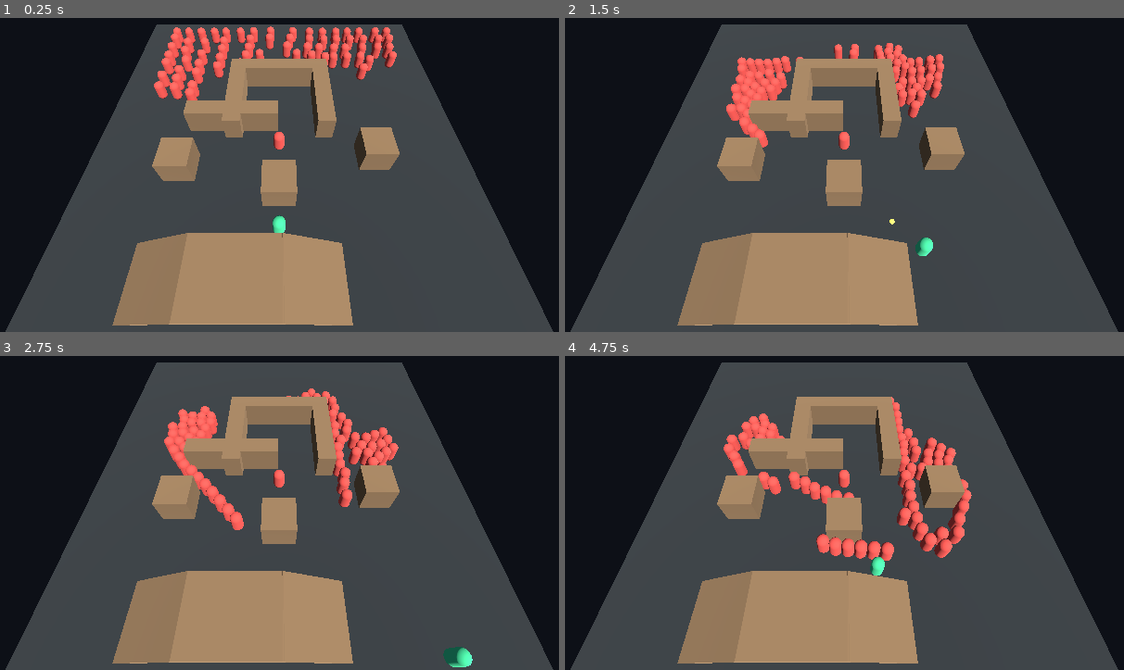
Above: before the commit, frames 1-4 (two rows, left to right).
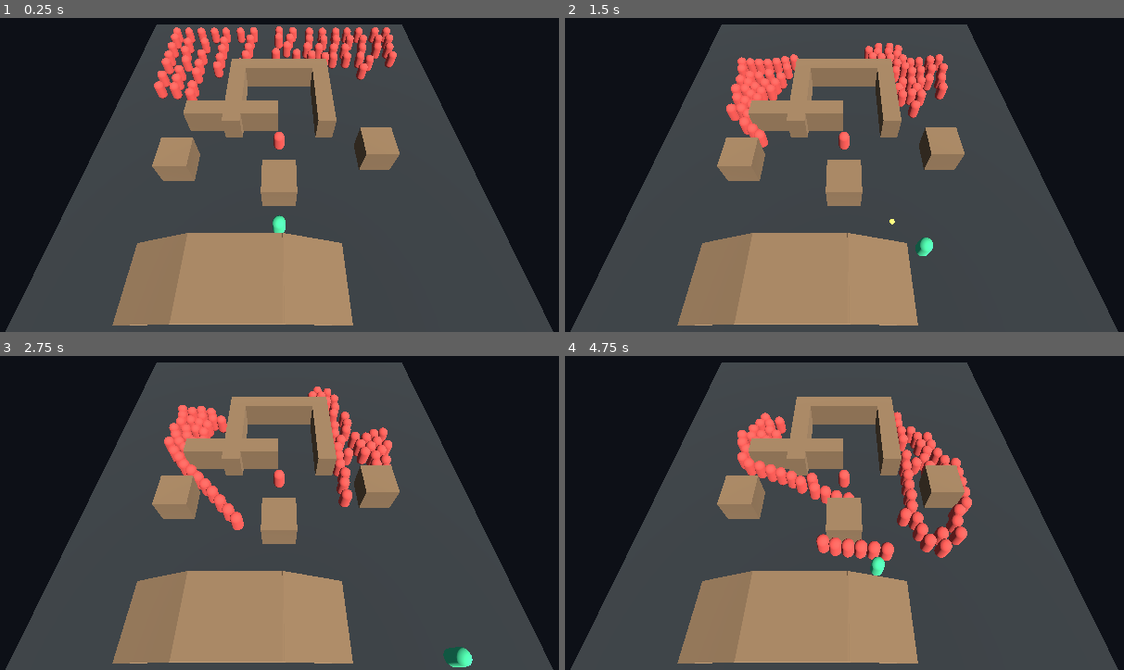
Above: after the commit, the same moments.

Repository: rabizoltan/iiwii
Game: Godot game, scene res://scenes/main/DemoMain.tscn
Two runs of this game, one before a commit and one after it. Both use one fixed random seed, a clock stepped at 60 frames per second and the inputs below.
Inputs (mouse positions are in pixels of both pictures, inside the frame that each line leads up to):
- Up to frame 1 (0.25 s): no input
- Up to frame 2 (1.5 s): tap Enter at 0.5 s; move the mouse to (1006, 102) at 0.52 s; hold D (move_right) 0.53-1.28 s; click (1006, 102) at 0.6 s; move the mouse to (693, 143) at 1.27 s; hold S (move_down) from 1.28 s (still down); click (693, 143) at 1.35 s
- Up to frame 3 (2.75 s): move the mouse to (352, 368) at 2.02 s; release S (move_down) at 2.03 s; hold D (move_right) from 2.03 s (still down); click (352, 368) at 2.1 s
- Up to frame 4 (4.75 s): move the mouse to (805, 544) at 2.77 s; release D (move_right) at 2.78 s; hold W (move_up) 2.78-3.53 s; click (805, 544) at 2.85 s; move the mouse to (1068, 525) at 3.52 s; hold A (move_left) from 3.53 s (still down); click (1068, 525) at 3.6 s; move the mouse to (620, 399) at 4.27 s; click (620, 399) at 4.35 s

The runs differ from the first frame. In frame 1, 0.3% of the frame differs, in the area x 45-70%, y 2-13%; in frame 2, 0.6%; in frame 3, 1.0%; in frame 4, 2.6%, in the area x 28-73%, y 12-65%.

Commit message:
perf(ai): split dense-scene perf slice and optimize goal selection

Diff:
--- a/godot/scripts/enemy/enemy_controller.gd
+++ b/godot/scripts/enemy/enemy_controller.gd
@@ -75,6 +75,7 @@
 @export var goal_path_tiebreak_max_target_distance: float = 8.0
 @export var goal_path_tiebreak_enemy_count_soft_limit: int = 24
 @export var goal_path_endpoint_tolerance: float = 0.9
+@export var surround_goal_activation_distance: float = 3.0
 @export var spread_penalty_radius: float = 1.2
 @export var spread_penalty_weight: float = 0.35
 @export var candidate_projection_tolerance: float = 1.0
@@ -283,7 +284,7 @@
 	goal_request.goal_path_tiebreak_max_target_distance = goal_path_tiebreak_max_target_distance
 	goal_request.goal_path_endpoint_tolerance = goal_path_endpoint_tolerance
 	goal_request.enemy_count = EnemyCrowdQuery.get_registered_enemy_count()
-	goal_request.distance_to_target = _horizontal_distance_to(target_position)
+	goal_request.direct_chase_distance = surround_goal_activation_distance
 	goal_request.invalid_point = INVALID_POINT
 	var goal_result: EnemyGoalSelector.GoalSelectionResult = EnemyGoalSelector.select_engage_goal(goal_request)
 
--- a/godot/scripts/enemy/movement/enemy_goal_selector.gd
+++ b/godot/scripts/enemy/movement/enemy_goal_selector.gd
@@ -23,6 +23,7 @@
 	var goal_path_endpoint_tolerance: float = 0.0
 	var enemy_count: int = 0
 	var distance_to_target: float = 0.0
+	var direct_chase_distance: float = 0.0
 	var invalid_point: Vector3 = Vector3.ZERO
 
 
@@ -57,6 +58,9 @@
 
 
 static func select_engage_goal(request: SelectGoalRequest) -> GoalSelectionResult:
+	if request.distance_to_target > request.direct_chase_distance:
+		return _select_direct_chase_goal(request)
+
 	var center := request.target_position
 	var candidate_infos: Array[Dictionary] = []
 	var best_score := INF
@@ -280,15 +284,23 @@
 static func _select_candidate_with_path_tiebreak(
 	request: SelectGoalRequest,
 	candidate_infos: Array[Dictionary],
-	_best_cheap_score: float
+	best_cheap_score: float
 ) -> Dictionary:
 	if candidate_infos.is_empty():
 		return {}
 
+	var shortlist := _build_path_tiebreak_shortlist(
+		candidate_infos,
+		best_cheap_score,
+		request.goal_path_tiebreak_candidate_count,
+		request.goal_path_tiebreak_score_window
+	)
+	if shortlist.is_empty():
+		return {}
+
 	var valid_candidate_infos: Array[Dictionary] = []
 	var unreachable_path_count := 0
-	var best_valid_cheap_score := INF
-	for candidate_info in candidate_infos:
+	for candidate_info in shortlist:
 		var projected_candidate := candidate_info["projected_candidate"] as Vector3
 		var path_metrics := measure_candidate_path_metrics(
 			request.navigation_map,
@@ -309,7 +321,6 @@
 			continue
 
 		valid_candidate_infos.append(candidate_info)
-		best_valid_cheap_score = minf(best_valid_cheap_score, float(candidate_info["cheap_score"]))
 
 	if valid_candidate_infos.is_empty():
 		return {
@@ -324,39 +335,18 @@
 		request.goal_path_tiebreak_enemy_count_soft_limit,
 		request.goal_path_tiebreak_max_target_distance
 	):
-		var shortlist_without_tiebreak := _build_path_tiebreak_shortlist(
-			valid_candidate_infos,
-			best_valid_cheap_score,
-			request.goal_path_tiebreak_candidate_count,
-			request.goal_path_tiebreak_score_window
-		)
-		if shortlist_without_tiebreak.is_empty():
-			return {
-				"unreachable_path_count": unreachable_path_count,
-			}
-
-		var best_without_tiebreak: Dictionary = shortlist_without_tiebreak[0]
+		var best_without_tiebreak: Dictionary = valid_candidate_infos[0]
 		best_without_tiebreak["unreachable_path_count"] = unreachable_path_count
 		return best_without_tiebreak
 
-	var shortlist := _build_path_tiebreak_shortlist(
-		valid_candidate_infos,
-		best_valid_cheap_score,
-		request.goal_path_tiebreak_candidate_count,
-		request.goal_path_tiebreak_score_window
-	)
-	if shortlist.is_empty():
-		return {
-			"unreachable_path_count": unreachable_path_count,
-		}
-	if shortlist.size() == 1:
-		var single_shortlist_info: Dictionary = shortlist[0]
+	if valid_candidate_infos.size() == 1:
+		var single_shortlist_info: Dictionary = valid_candidate_infos[0]
 		single_shortlist_info["unreachable_path_count"] = unreachable_path_count
 		return single_shortlist_info
 
-	var best_info: Dictionary = shortlist[0]
+	var best_info: Dictionary = valid_candidate_infos[0]
 	var best_path_score := INF
-	for candidate_info in shortlist:
+	for candidate_info in valid_candidate_infos:
 		var path_length := float(candidate_info["path_length"])
 		var final_score := path_length + float(candidate_info["spread_score"])
 		if final_score < best_path_score:
@@ -379,31 +369,48 @@
 	var shortlist: Array[Dictionary] = []
 	var max_shortlist_size := maxi(shortlist_size, 1)
 	var score_limit := best_cheap_score + maxf(score_window, 0.0)
-	var used_indices: Array[int] = []
-
-	while shortlist.size() < max_shortlist_size:
-		var best_index := -1
-		var next_score := INF
-		for candidate_index in range(candidate_infos.size()):
-			if used_indices.has(candidate_index):
-				continue
-
-			var cheap_score := float(candidate_infos[candidate_index]["cheap_score"])
-			if cheap_score > score_limit and not shortlist.is_empty():
-				continue
-
-			if cheap_score < next_score:
-				next_score = cheap_score
-				best_index = candidate_index
-
-		if best_index == -1:
-			break
-
-		used_indices.append(best_index)
-		shortlist.append(candidate_infos[best_index])
+	var ranked_indices: Array[int] = []
+
+	for candidate_index in range(candidate_infos.size()):
+		var cheap_score := float(candidate_infos[candidate_index]["cheap_score"])
+		if cheap_score > score_limit:
+			continue
+		ranked_indices.append(candidate_index)
+
+	ranked_indices.sort_custom(func(a: int, b: int) -> bool:
+		return float(candidate_infos[a]["cheap_score"]) < float(candidate_infos[b]["cheap_score"])
+	)
+
+	for shortlist_index in range(mini(max_shortlist_size, ranked_indices.size())):
+		shortlist.append(candidate_infos[ranked_indices[shortlist_index]])
 
 	return shortlist
 
+
+
+static func _select_direct_chase_goal(request: SelectGoalRequest) -> GoalSelectionResult:
+	var result := GoalSelectionResult.new()
+	var debug_info := GoalDebugInfo.new()
+	debug_info.candidate_count = 1
+	debug_info.used_fallback = true
+	debug_info.raw_candidate = request.target_position
+	var projected_candidate := _project_candidate_to_nav(
+		request.target_position,
+		request.navigation_map,
+		request.candidate_projection_tolerance,
+		request.invalid_point
+	)
+	if projected_candidate == request.invalid_point:
+		result.debug = debug_info
+		return result
+
+	debug_info.projected_candidate = projected_candidate
+	debug_info.projection_error = request.target_position.distance_to(projected_candidate)
+	result.has_goal = true
+	result.goal_position = projected_candidate
+	result.goal_center = request.target_position
+	result.debug = debug_info
+	return result
 
 static func _measure_path_length(path: PackedVector3Array) -> float:
 	if path.size() < 2:
Not shown, changed: docs/technical/feature-matrix.md
Not shown, changed: docs/workplans/README.md
Not shown, added: docs/workplans/active/enemy-dense-scene-navigation-performance-slice.md
Not shown, removed: docs/workplans/active/enemy-navigation-and-movement-performance-optimization-slice.md
Not shown, added: docs/workplans/stale/enemy-navigation-and-movement-performance-optimization-slice.md
